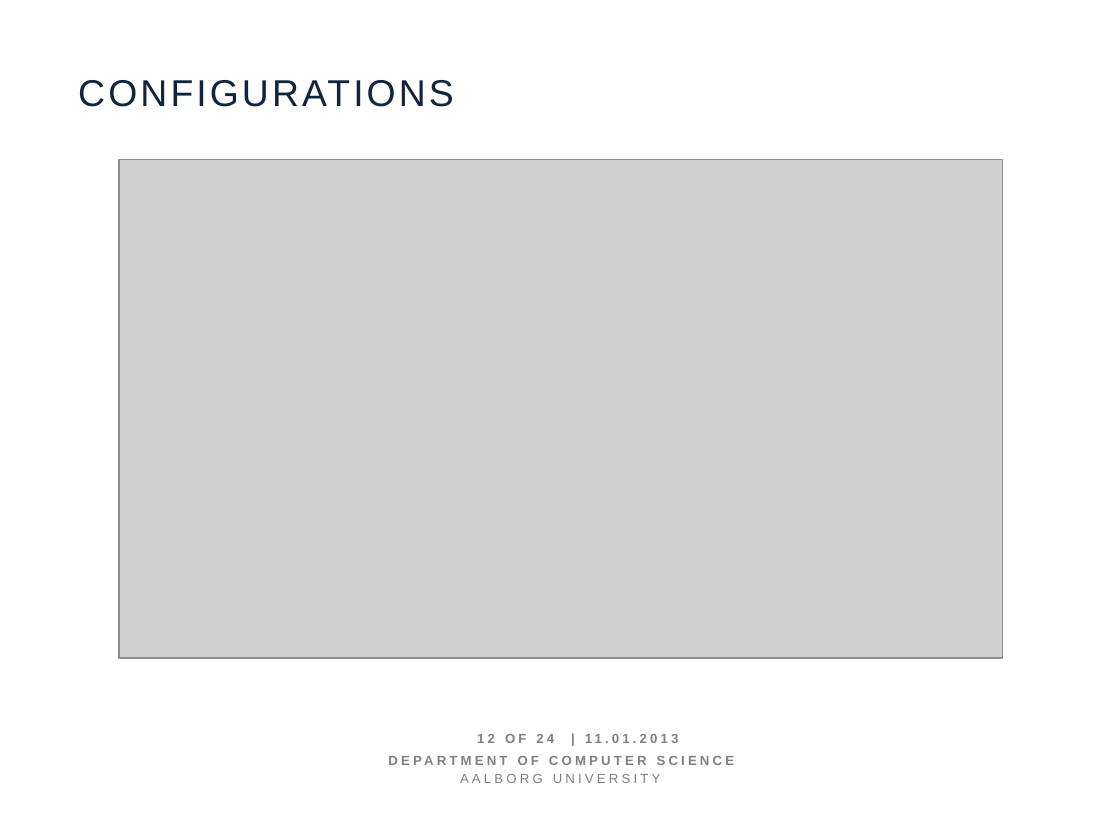
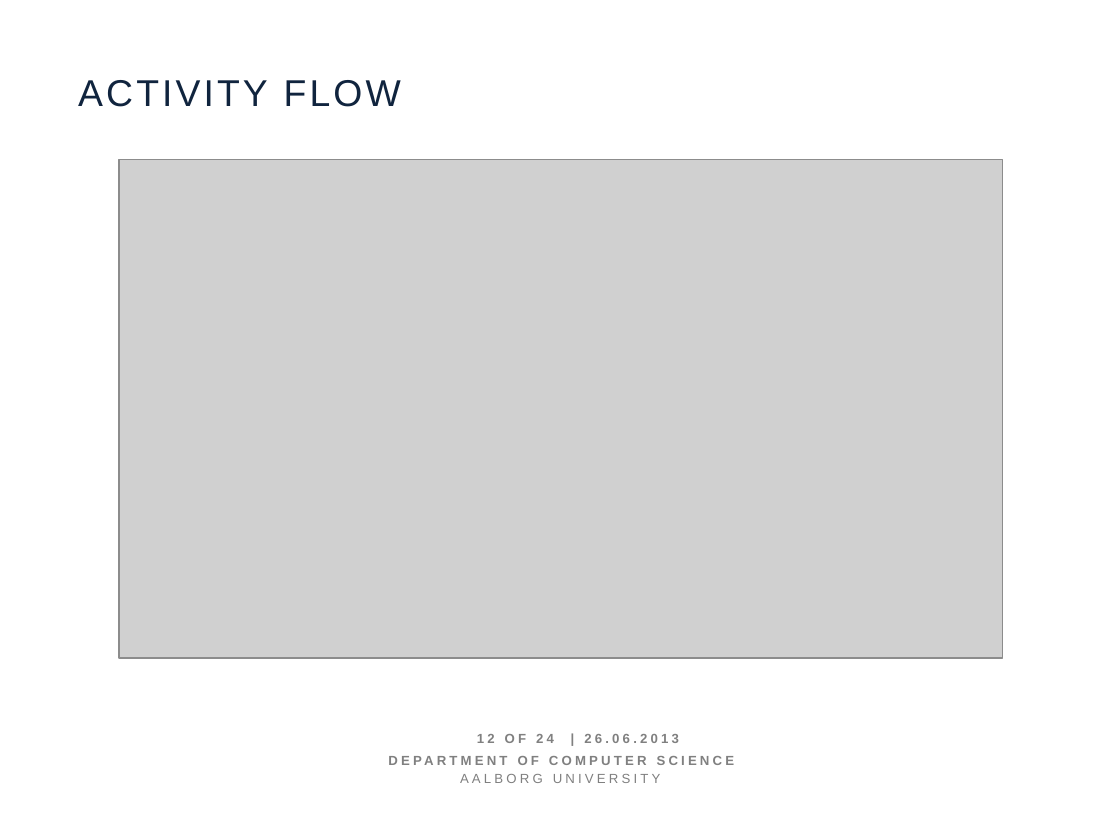
Before and after one commit to figa12/sw606f13, a slide deck: slide 12 of slides/main.pptx. Drawn at 1120x840 pixels with LibreOffice and Linux fonts; fonts in the diff are those of the drawing; grey boxes stand for pictures. Boxes give left, top, right and bottom in pixels: in the first picture for what was removed or moved away, otherwise in the second. Text is boxed around its words. In the diff, an @@ line names an element or a change of style, - is before the commit and + after.

```diff
--- a/slides/main.pptx
+++ b/slides/main.pptx
@@ text at bbox=[78, 80, 401, 107]: text changed @@
-CONFIGURATIONS
+ACTIVITY FLOW
@@ text at bbox=[477, 734, 678, 743]: text changed @@
-12 OF 24 | 11.01.2013
+12 OF 24 | 26.06.2013
```
Also in this commit, not shown: 6 other slides changed.
